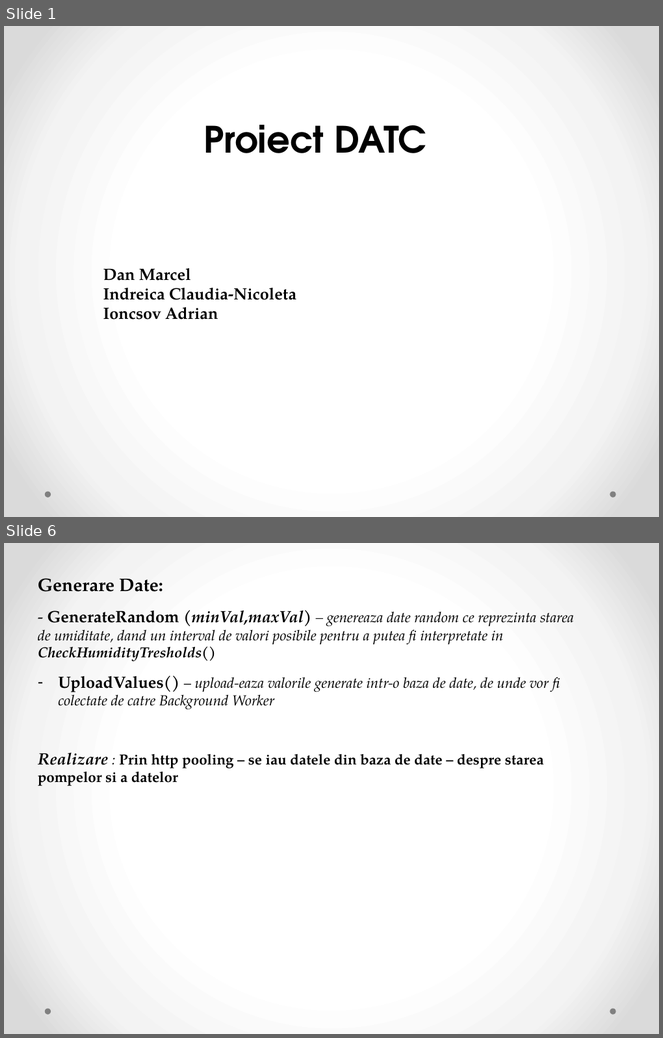
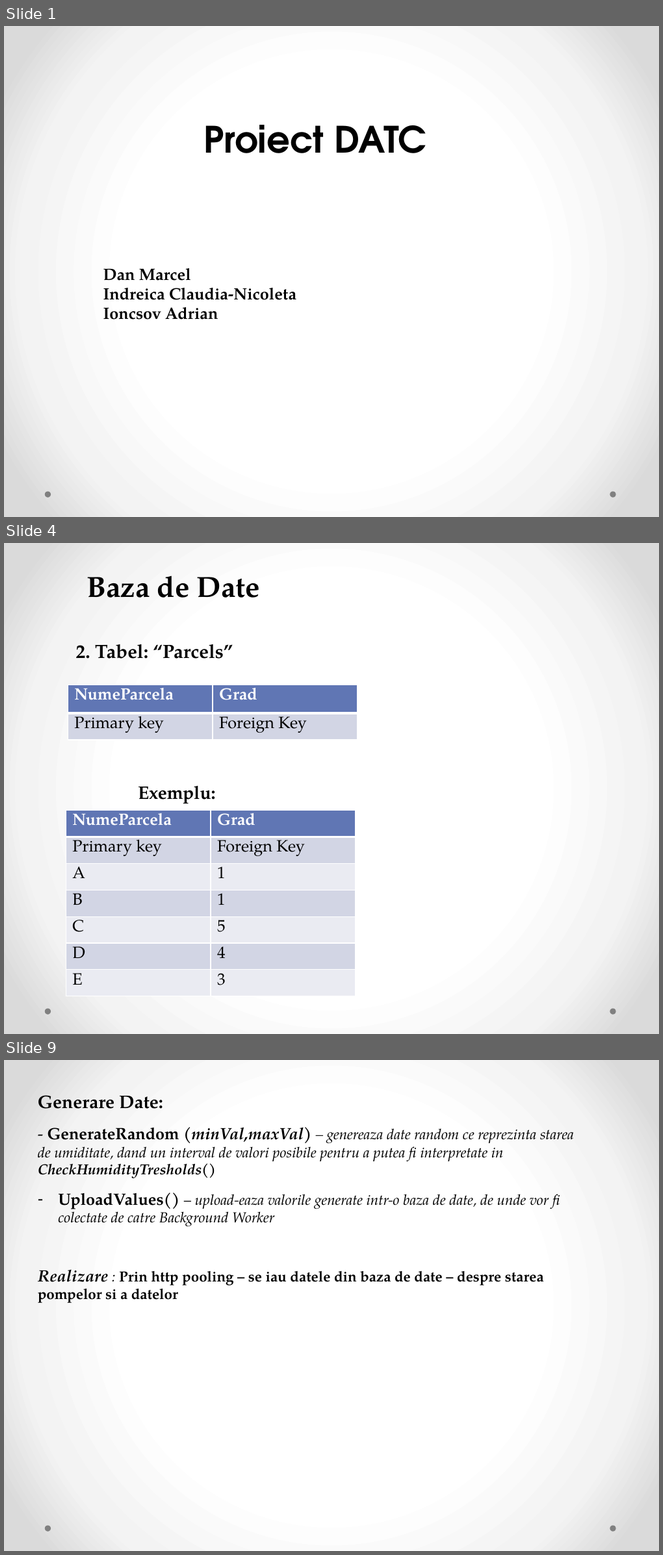
Before and after one commit to diercan/DATC-2018, a slide deck: Indreica_Claudia-Nicoleta/Proiect_Datc/ProiectDATC.pptx. Shown one above the other, each under a label of ours: slides 1 and 6 before the commit, slides 1, 4 and 9 after it; the slides between them are not shown. The pictures are 663x1038 and 663x1555 pixels, drawn with LibreOffice and Linux fonts; fonts in the diff are those of the drawing. Boxes give left, top, right and bottom in pixels: in the first picture for what was removed or moved away, otherwise in the second. Text is boxed around its words. In the diff, an @@ line names an element or a change of style, - is before the commit and + after.

```diff
--- a/Indreica_Claudia-Nicoleta/Proiect_Datc/ProiectDATC.pptx
+++ b/Indreica_Claudia-Nicoleta/Proiect_Datc/ProiectDATC.pptx
@@ slide 4 added at bbox=[4, 543, 659, 1034], background gradient #FFFFFF to #F4F4F4 to #DADADA; not listed: 2 template elements that a slide beside it also shows @@
@@ text added at bbox=[87, 575, 260, 598], 32 pt, text #000000, bold @@
+Baza de Date
@@ text added at bbox=[76, 644, 233, 659], 21 pt, text #000000, bold @@
+2. Tabel: “Parcels”
@@ table added at bbox=[68, 685, 358, 740], 2 rows, 2 columns @@
+NumeParcela | Grad
+Primary key | Foreign Key
@@ text added at bbox=[138, 786, 216, 804], 20 pt, text #000000, bold @@
+Exemplu:
@@ table added at bbox=[66, 810, 356, 997], 7 rows, 2 columns @@
+NumeParcela | Grad
+Primary key | Foreign Key
+A | 1
+B | 1
+C | 5
+D | 4
+E | 3
@@ what was slide 6 is now slide 9 @@
```
Also in this commit, not shown: 4 slides changed, 2 other slides added, 18 other files.
